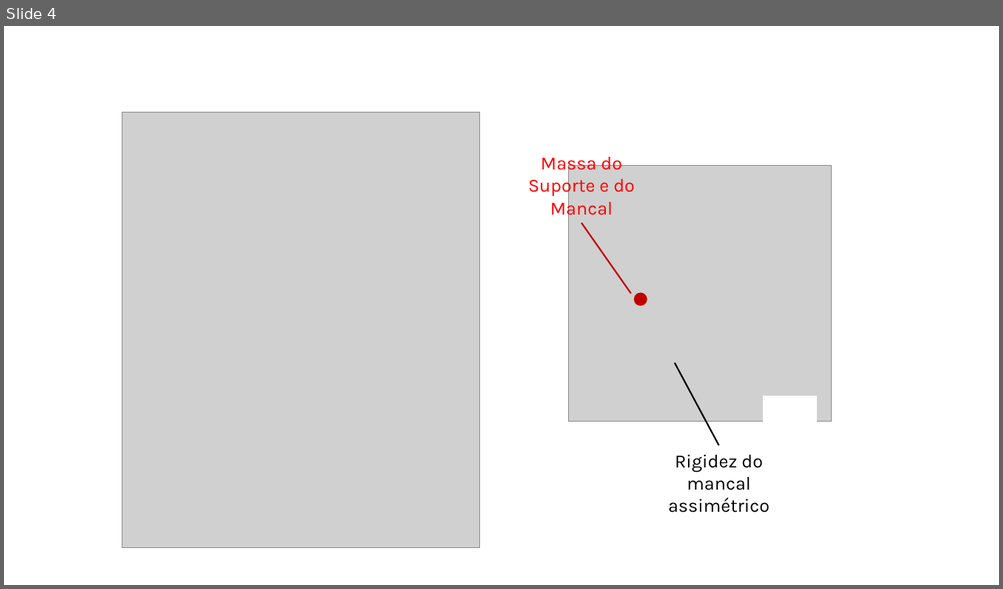
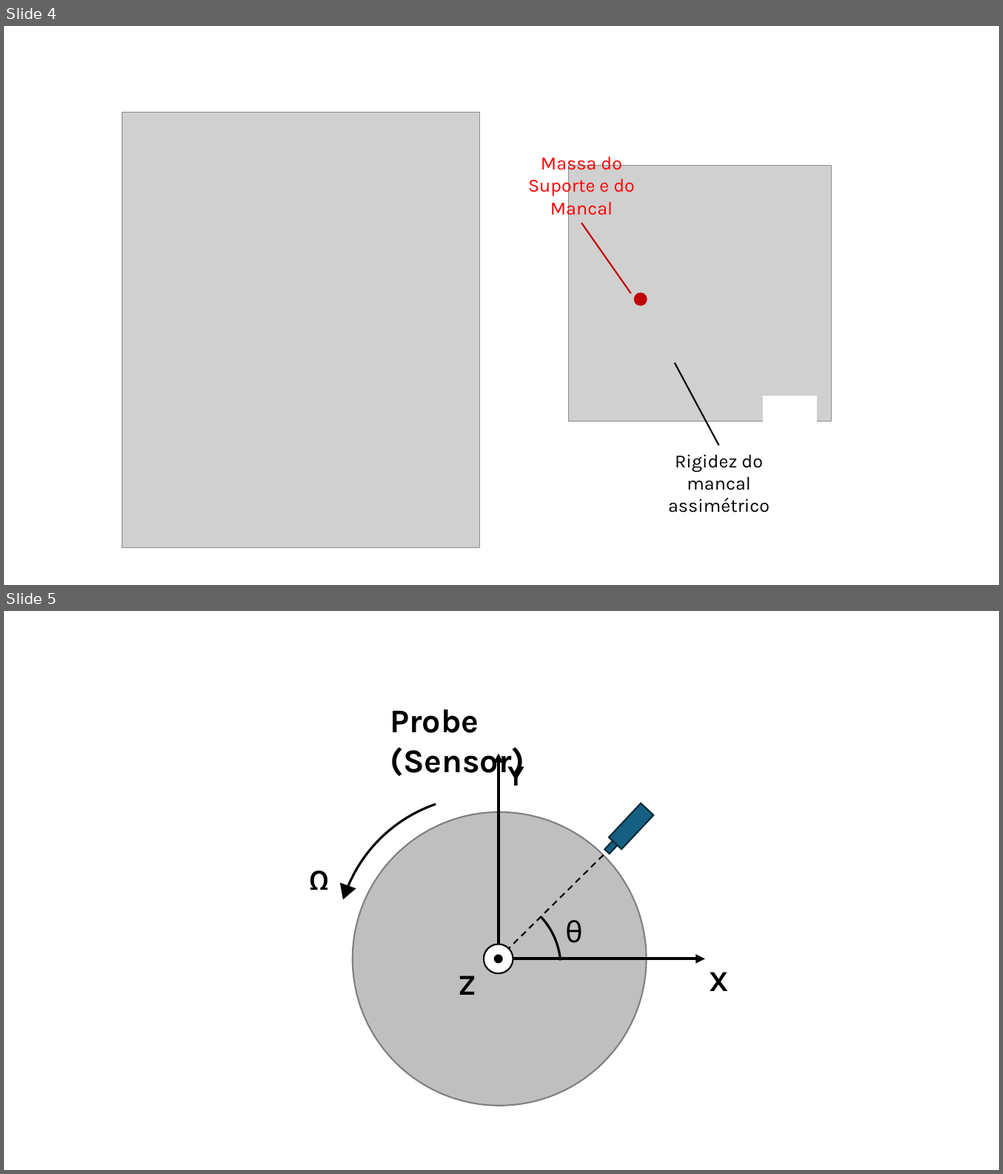
Before and after one commit to murilloabs/ebdr2026, a slide deck: aula/Modelagem - Aula/Presentation1.pptx. Shown one above the other, each under a label of ours: slide 4 before the commit, slides 4 and 5 after it. The pictures are 1003x589 and 1003x1174 pixels, drawn with LibreOffice and Linux fonts; fonts in the diff are those of the drawing; grey boxes stand for pictures. Boxes give left, top, right and bottom in pixels: in the first picture for what was removed or moved away, otherwise in the second. Text is boxed around its words. In the diff, an @@ line names an element or a change of style, - is before the commit and + after.

```diff
--- a/aula/Modelagem - Aula/Presentation1.pptx
+++ b/aula/Modelagem - Aula/Presentation1.pptx
@@ slide 5 added at (4,611,999,1170), background #FFFFFF @@
@@ text added at (390,709,525,780), 32 pt, text #000000, bold @@
+Probe (Sensor)
@@ group added at (309,754,729,1106): 5 texts, 3 ellipses, 2 arrows, 2 arc (boxed as its full ellipse)s, 2 rectangles, 1 triangle, 1 line @@
+Y
+X
+Z
+Ω
+θ
```
Also in this commit, not shown: 1 other file.
